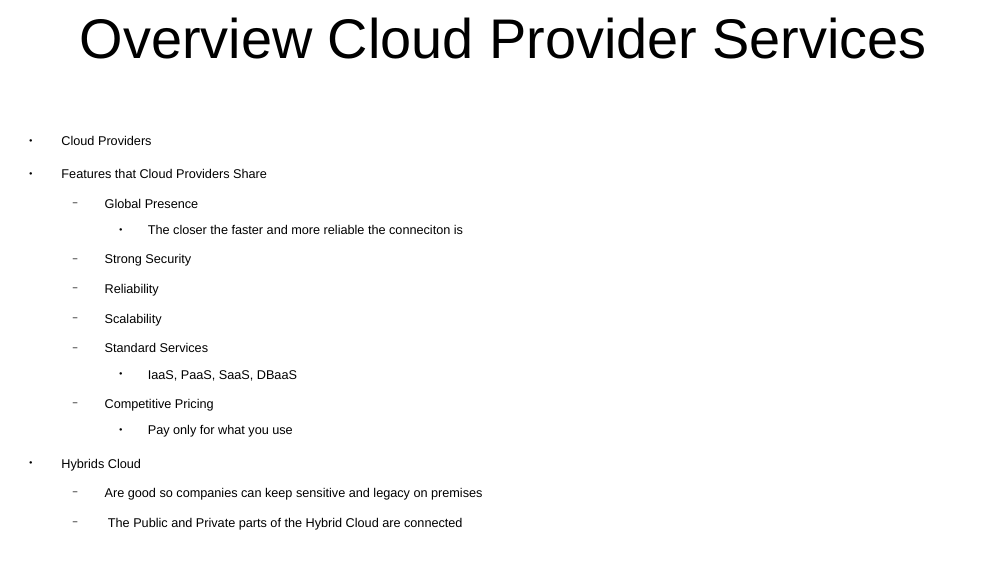
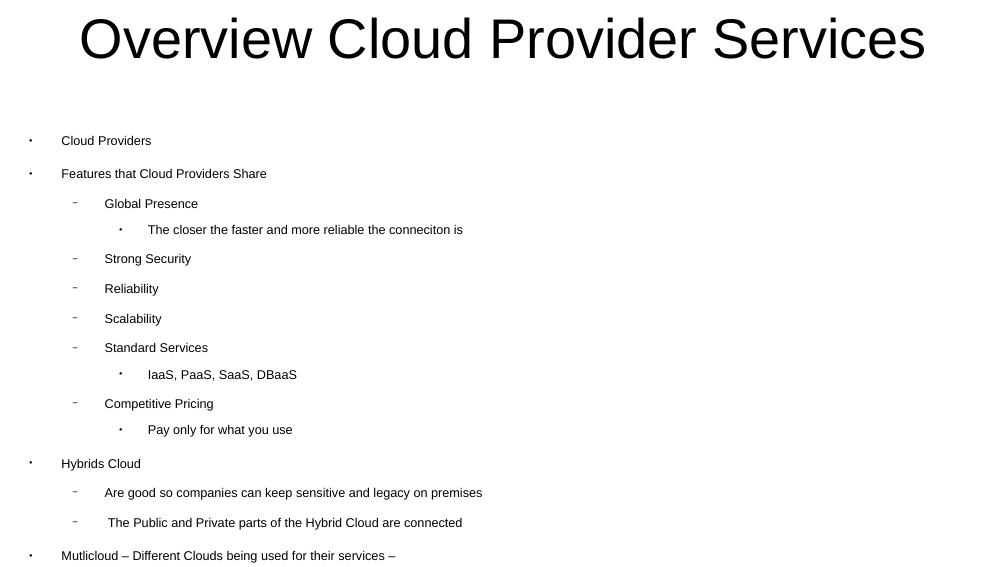
Before and after one commit to CharlesStockman/notesFromCourses, a slide deck: slide 19 of ibm/IBM -- Introduction to the Cloud.odp (slide 21 before the commit). Drawn at 1008x567 pixels with LibreOffice and Linux fonts; fonts in the diff are those of the drawing. Boxes give left, top, right and bottom in pixels: in the first picture for what was removed or moved away, otherwise in the second. Text is boxed around its words. In the diff, an @@ line names an element or a change of style, - is before the commit and + after.

```diff
--- a/ibm/IBM -- Introduction to the Cloud.odp
+++ b/ibm/IBM -- Introduction to the Cloud.odp
@@ text at [61, 550, 384, 563]: paragraph added @@
+● Mutlicloud – Different Clouds being used for their services –
```
Also in this commit, not shown: 6 other slides changed, 15 slides added, 2 slides removed.
